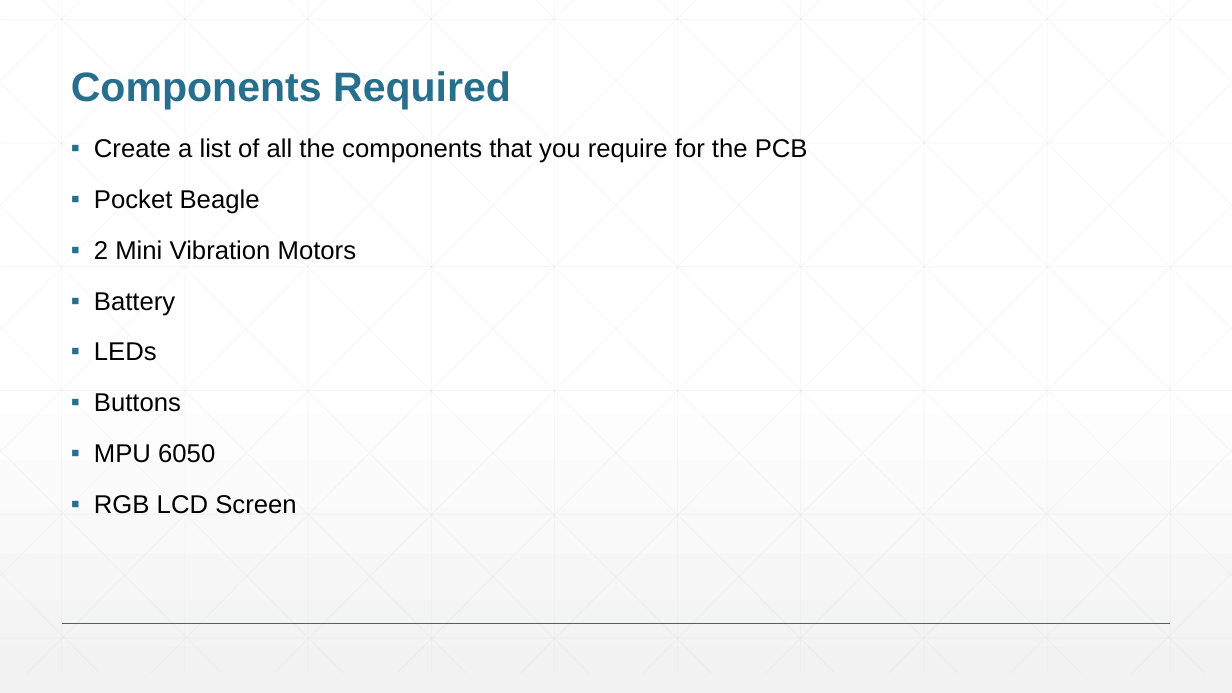
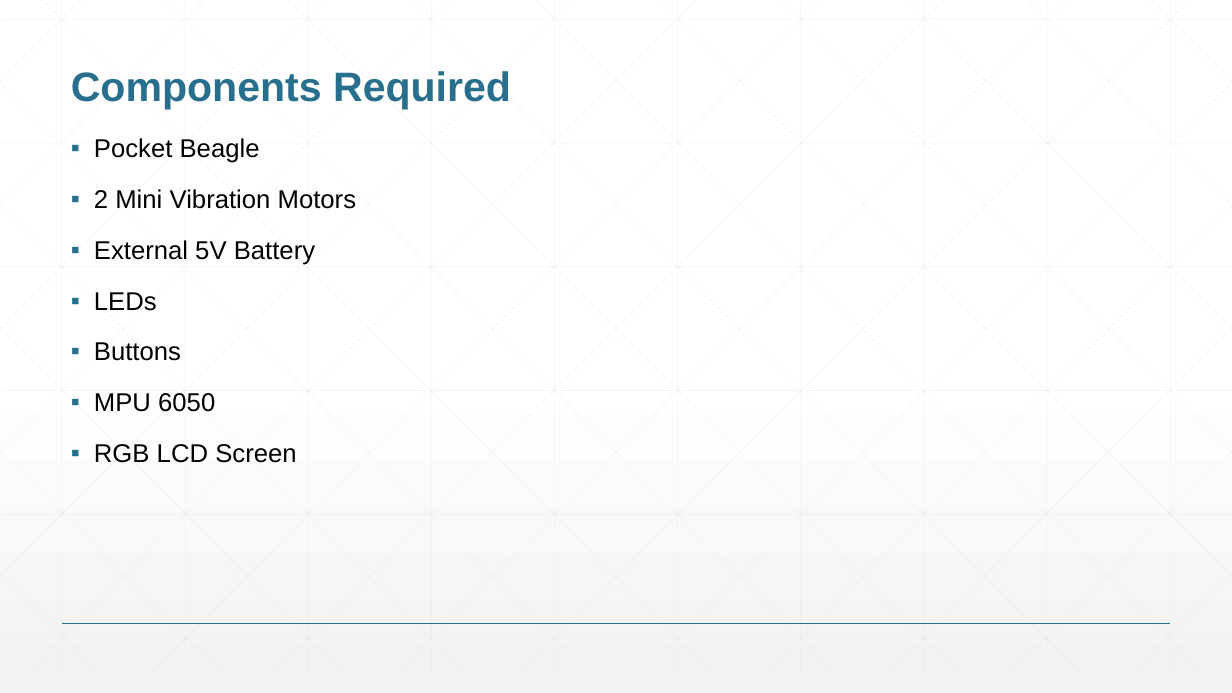
Before and after one commit to alt7rice/ENGI301, a slide deck: slide 6 of Project_02/docs/Torres_ENGI301_Project_02_proposal.pptx. Drawn at 1232x693 pixels with LibreOffice and Linux fonts; fonts in the diff are those of the drawing. Boxes give left, top, right and bottom in pixels: in the first picture for what was removed or moved away, otherwise in the second. Text is boxed around its words. In the diff, an @@ line names an element or a change of style, - is before the commit and + after.

```diff
--- a/Project_02/docs/Torres_ENGI301_Project_02_proposal.pptx
+++ b/Project_02/docs/Torres_ENGI301_Project_02_proposal.pptx
@@ text at bbox=[94, 138, 808, 163]: paragraph removed @@
-▪ Create a list of all the components that you require for the PCB
@@ text at bbox=[94, 240, 315, 265]: text changed @@
-▪ Battery
+▪ External 5V Battery
```
Also in this commit, not shown: 2 other slides changed.
